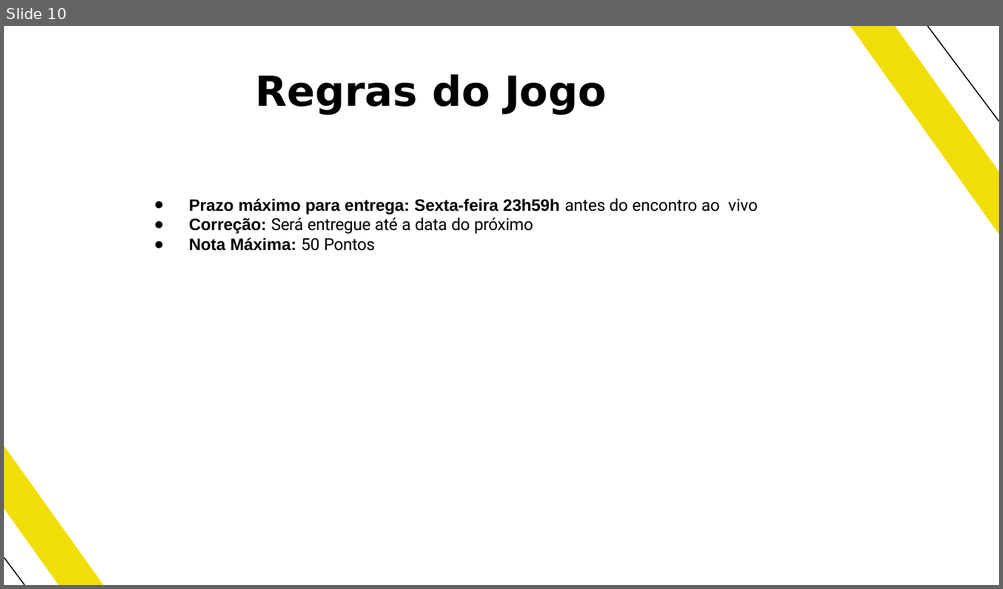
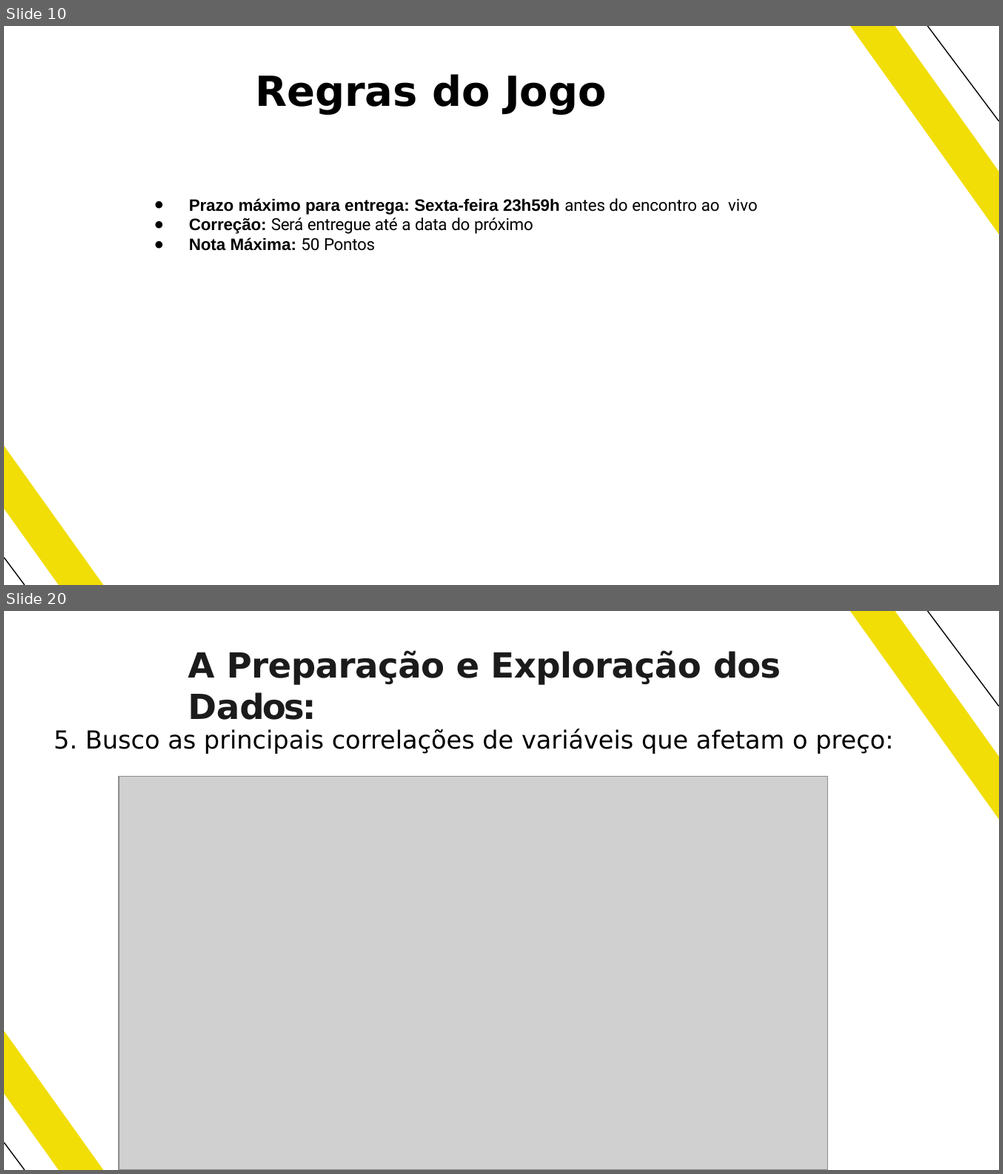
Before and after one commit to valdirdpg/curso-dnc, a slide deck: MODULO-3/MINI-PROJETO/Mini Projeto - Roof Imoveis.pptx. Shown one above the other, each under a label of ours: slide 10 before the commit, slides 10 and 20 after it; the slides between them are not shown. The pictures are 1003x589 and 1003x1174 pixels, drawn with LibreOffice and Linux fonts; fonts in the diff are those of the drawing; grey boxes stand for pictures. Boxes give left, top, right and bottom in pixels: in the first picture for what was removed or moved away, otherwise in the second. Text is boxed around its words. In the diff, an @@ line names an element or a change of style, - is before the commit and + after.

```diff
--- a/MODULO-3/MINI-PROJETO/Mini Projeto - Roof Imoveis.pptx
+++ b/MODULO-3/MINI-PROJETO/Mini Projeto - Roof Imoveis.pptx
@@ slide 20 added at box(4, 611, 999, 1170), background #FFFFFF; not listed: 4 template elements that a slide beside it also shows @@
@@ title added at box(188, 650, 780, 720), 25 pt, text #1C1B1C, bold @@
+A Preparação e Exploração dos Dados:
@@ text added at box(54, 729, 893, 754), 18 pt, text #000000 @@
+5. Busco as principais correlações de variáveis que afetam o preço:
@@ picture added at box(119, 776, 828, 1170) @@
```
Also in this commit, not shown: 13 other slides changed, 25 other slides added, 3 slides removed, 38 other files.
